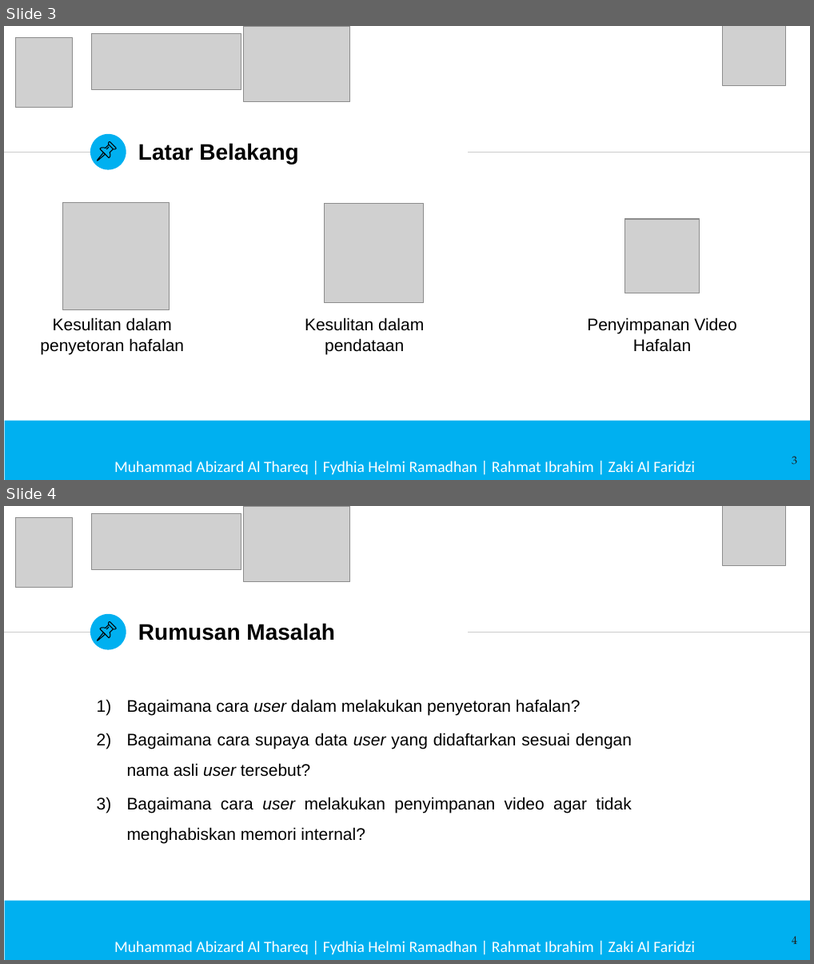
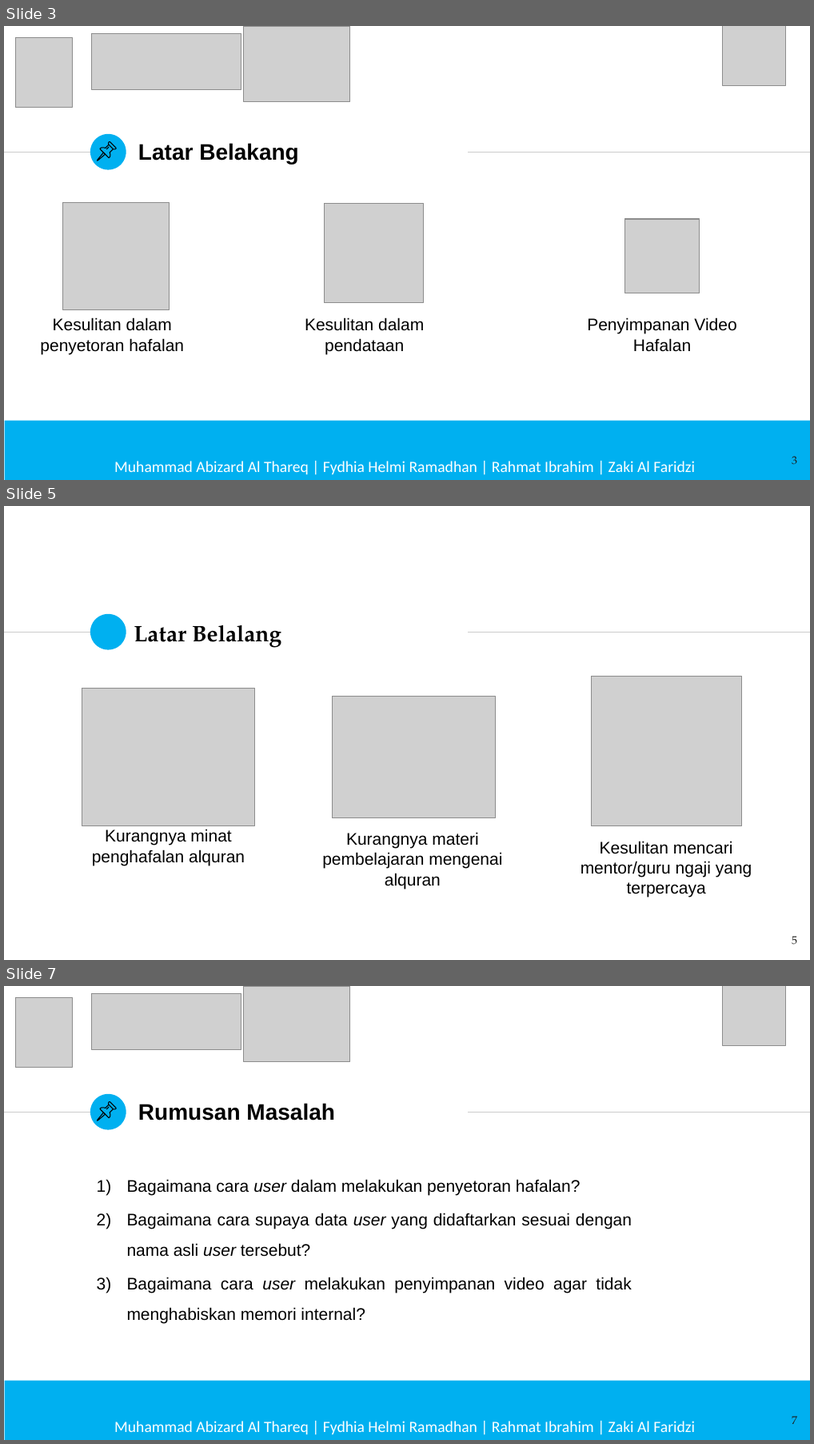
Before and after one commit to aabizardd/PA-Abizard-MYVOQU, a slide deck: PPT Prasidang/PPT Prasidang MyVoQu.pptx. Shown one above the other, each under a label of ours: slides 3 and 4 before the commit, slides 3, 5 and 7 after it; the slides between them are not shown. The pictures are 814x964 and 814x1444 pixels, drawn with LibreOffice and Linux fonts; fonts in the diff are those of the drawing; grey boxes stand for pictures; background and template pictures are left out. Boxes give left, top, right and bottom in pixels: in the first picture for what was removed or moved away, otherwise in the second. Text is boxed around its words. In the diff, an @@ line names an element or a change of style, - is before the commit and + after.

```diff
--- a/PPT Prasidang/PPT Prasidang MyVoQu.pptx
+++ b/PPT Prasidang/PPT Prasidang MyVoQu.pptx
@@ slide 5 added at (x1=4, y1=506, x2=810, y2=960), background #FFFFFF; not listed: 3 template elements that a slide beside it also shows @@
@@ title added at (x1=134, y1=625, x2=282, y2=648), 20 pt, text #000000, bold @@
+Latar Belalang
@@ picture added at (x1=82, y1=688, x2=254, y2=826) @@
@@ picture added at (x1=332, y1=696, x2=496, y2=818) @@
@@ picture added at (x1=591, y1=676, x2=741, y2=826) @@
@@ text added at (x1=92, y1=828, x2=245, y2=865), 15 pt, text #000000 @@
+Kurangnya minat penghafalan alquran
@@ text added at (x1=322, y1=832, x2=502, y2=888), 15 pt, text #000000 @@
+Kurangnya materi pembelajaran mengenai alquran
@@ text added at (x1=581, y1=840, x2=752, y2=896), 15 pt, text #000000 @@
+Kesulitan mencari mentor/guru ngaji yang terpercaya
@@ page number added at (x1=792, y1=936, x2=798, y2=944), 10 pt, text #1D1D1B @@
+5
@@ what was slide 4 is now slide 7 @@
@@ page number at (x1=792, y1=1416, x2=798, y2=1424): text changed @@
-4
+7
```
Also in this commit, not shown: 4 slides changed, 11 other slides added, 1 other file.
